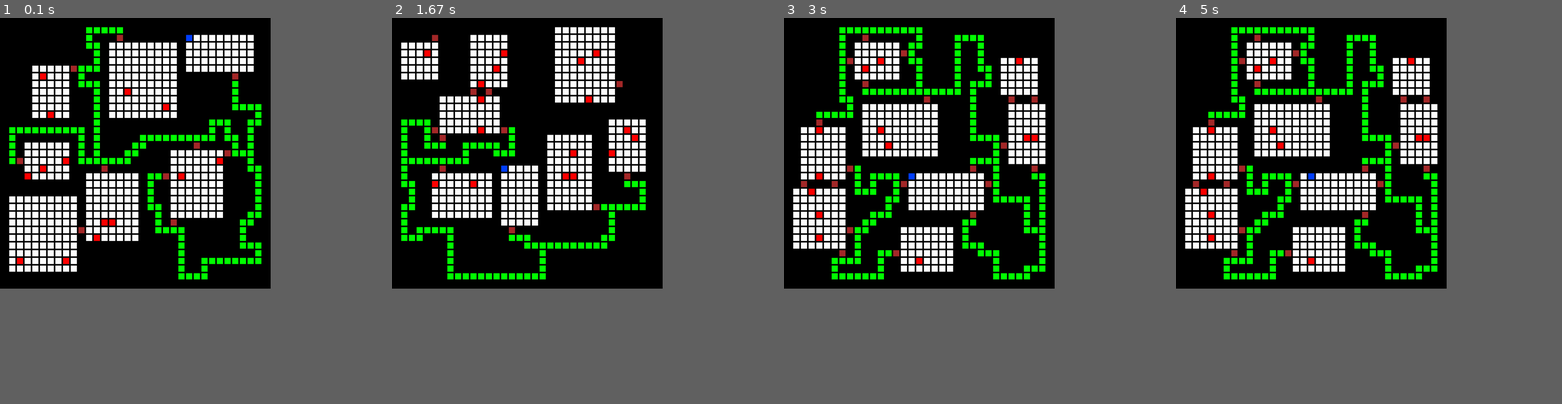
Above: before the commit, frames 1-4 (left to right).
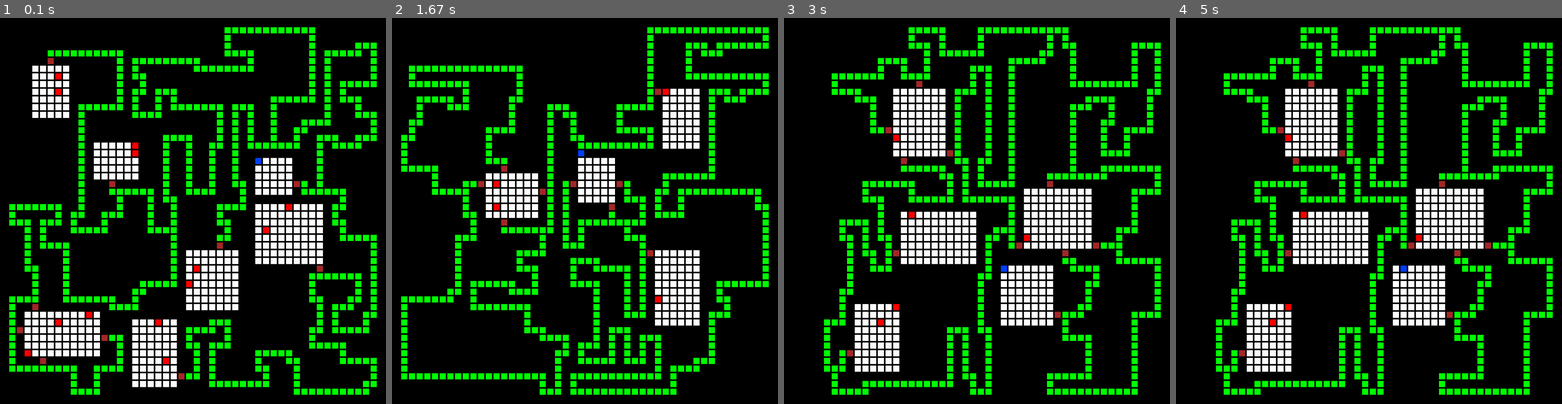
Above: after the commit, the same moments.

Repository: gagelarsen/dungeons
Game: pygame game, started from examples/pygame/demo.py
The game is run twice, just before and just after one commit, with the same random seed, the same clock (stepped at 60 frames per second) and the same inputs.
Inputs (mouse positions are in pixels of both pictures, inside the frame that each line leads up to):
- Up to frame 1 (0.1 s): no input
- Up to frame 2 (1.67 s): hold Right 0.33-0.8 s; click (569, 226) at 0.88 s; hold Up 1.17-1.47 s; move the mouse to (708, 199) at 1.2 s
- Up to frame 3 (3 s): click (977, 238) at 2.05 s; hold Down from 2.9 s (still down)
- Up to frame 4 (5 s): release Down at 3.2 s; hold Up 3.67-4.03 s; hold Right 4.07-4.7 s; hold Down from 4.73 s (still down)
The window is 631x631 before the commit and 900x900 after it. Grey fills any space a smaller window leaves; there, only what the larger window draws over its background counts as a difference.

The runs differ from the first frame. In frame 1, 32% of the frame differs, in the area x 2-98%, y 2-98%; in frame 2, 27%; in frame 3, 29%; in frame 4, 29%.

Commit message:
fix example and raise coverage

Diff:
--- a/examples/pygame/demo.py
+++ b/examples/pygame/demo.py
@@ -28,9 +28,16 @@
 MARGIN = 5
 
 # MY CODE
-dungeon_width = 35
-dungeon_height = 35
-dungeon = Dungeon(width=dungeon_width, height=dungeon_height, random_seed=2, has_player=True, has_enemies=True)
+dungeon_width = 50
+dungeon_height = 50
+
+room_attempts = 10
+
+randomness = 0.4
+
+dungeon = Dungeon(width=dungeon_width, height=dungeon_height, random_seed=2,
+                  room_attempts=room_attempts, has_player=True, has_enemies=True,
+                  randomness=randomness)
 
 # Create a 2 dimensional array. A two dimensional
 # array is simply a list of lists.
@@ -76,7 +83,9 @@
             column = pos[0] // (WIDTH + MARGIN)
             row = pos[1] // (HEIGHT + MARGIN)
             # Set that location to one
-            dungeon = Dungeon(35, 35, has_player=True, has_enemies=True)
+            dungeon = Dungeon(width=dungeon_width, height=dungeon_height,
+                              room_attempts=room_attempts, has_player=True, has_enemies=True,
+                              randomness=randomness)
             grid = dungeon.dungeon
             print("Click ", pos, "Grid coordinates: ", row, column)
         elif event.type == pygame.KEYUP:
--- a/tests/test_dungeon.py
+++ b/tests/test_dungeon.py
@@ -25,21 +25,62 @@
 
 def test_print_dungeon(capsys: object) -> None:
     """A test to check the printing of the dungeon."""
-    dungeon = Dungeon(width=20, height=10, random_seed=2)
+    dungeon = Dungeon(width=30, height=20, random_seed=2)
     dungeon.print_dungeon()
     captured = capsys.readouterr()
 
     expected = \
-        'XXXXXXXXXXXXXXXXXXXX\n' \
-        'XXXXXXXXXXXXXXXXXXXX\n' \
-        'XX     X     X     X\n' \
-        'XX     X     $     X\n' \
-        'XX     X     X     X\n' \
-        'XX     X     X     X\n' \
-        'XX     $     $     X\n' \
-        'XX     XXXXXXX     X\n' \
-        'XX     XXXXXXX     X\n' \
-        'XXXXXXXXXXXXXXXXXXXX\n'
+        'XXXXXXXXXXXXXXXXXXXXXXXXXXXXXX\n' \
+        'XXXXXXXXXXXXXXXXXXXXXXXXXXXXXX\n' \
+        'XXXXXXXXXXXXXXXXXXXXXXXXXXXXXX\n' \
+        'XXXXXXXXXXXXXXXXXXXXXXXXXXXXXX\n' \
+        'XXXXXXXXXXXXXXXXXXXXXXXXXXXXXX\n' \
+        'XXXXXXXXXXXXXXXXXXXXXXXXXXXXXX\n' \
+        'XXXXXXXXXXXX          XXXXXXXX\n' \
+        'X          X          XXXXXXXX\n' \
+        'X          X          XXXXXXXX\n' \
+        'X          $          XXXXXXXX\n' \
+        'X          X          XXXXXXXX\n' \
+        'X          X          XXXXXXXX\n' \
+        'XXXXXXXXXXXX          XXXXXXXX\n' \
+        'X         XX          XXXXXXXX\n' \
+        'X         XX          XXXXXXXX\n' \
+        'X         XX          XXXXXXXX\n' \
+        'X         XXXXXXXX$XXXXXXXXXXX\n' \
+        'X         $*****X**XXXXXXXXXXX\n' \
+        'XXXXXXXXXXXXXXX***XXXXXXXXXXXX\n' \
+        'XXXXXXXXXXXXXXXXXXXXXXXXXXXXXX\n'
+
+    assert captured.out == expected
+
+
+def test_print_dungeon_no_rooms(capsys: object) -> None:
+    """A test to check the printing of the dungeon."""
+    dungeon = Dungeon(width=30, height=20, random_seed=2, room_attempts=0, has_player=True)
+    dungeon.print_dungeon()
+    captured = capsys.readouterr()
+
+    expected = \
+        'XXXXXXXXXXXXXXXXXXXXXXXXXXXXXX\n' \
+        'X*XX*X*************X*********X\n' \
+        'X******X*XXXXXXXXX*XX*X*XXXXXX\n' \
+        'X*XXXXXXXX*******X*X**X******X\n' \
+        'XXX*****X**X*XXX*X*XXXXXXXXX*X\n' \
+        'XX**XXX*XXXX*X***X**X*****X**X\n' \
+        'X**XX*X******XXXXXX*X*XXX*XX*X\n' \
+        'X*XX**XXX*XXXX******X*X*X*X**X\n' \
+        'X*XXX***X*X****XXXXXX*X*X*XX*X\n' \
+        'X***X*XXX*X*XXXX******X*X*XX*X\n' \
+        'X*X*X*****X*X*XXXXXX*XX*X**X*X\n' \
+        'X*X*XXXXXXX*X********X**XX*X*X\n' \
+        'X*X*X*******X*XX*XXXXXX**X*X*X\n' \
+        'X*X*X*XXXXXXX**X**X*X*X*XX*X*X\n' \
+        'XXX*X*X*X*X*X*XXX*X********X*X\n' \
+        'X***X*X*X*******X*X*XXXXXXXX*X\n' \
+        'X*XXX*X***XXXXXXX*X********X*X\n' \
+        'X**XX*XXXXXX****X*XXXXXXXX*X*X\n' \
+        'XX***********XX***X**********X\n' \
+        'XXXXXXXXXXXXXXXXXXXXXXXXXXXXXX\n'
 
     assert captured.out == expected
 
